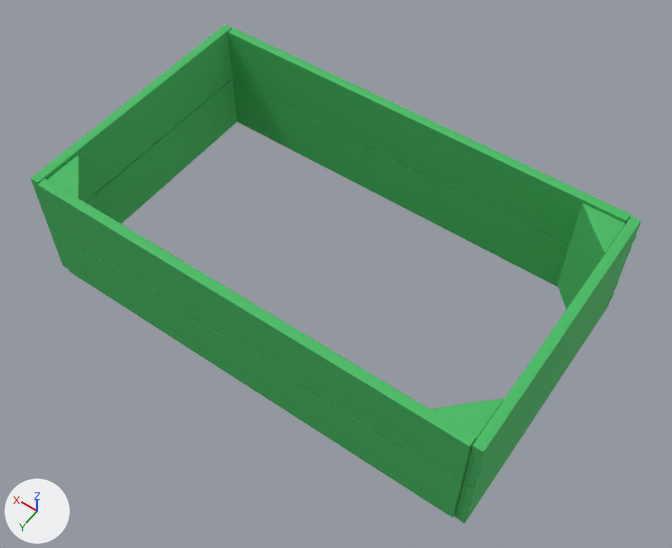
The FBX model Assets/Environment/Props/Crate02/SM_Crate_01.fbx, before and after one commit.
One viewpoint serves both versions: a 50 mm lens placed at (-0.0569, -0.0436, 0.1379), pointed at (-0.0087, -0.111, 0.0319). Lighting does not change. The marker at lower left points along +X, +Y and +Z. Where no turn or scale is listed for an object, it has been applied to the vertices.
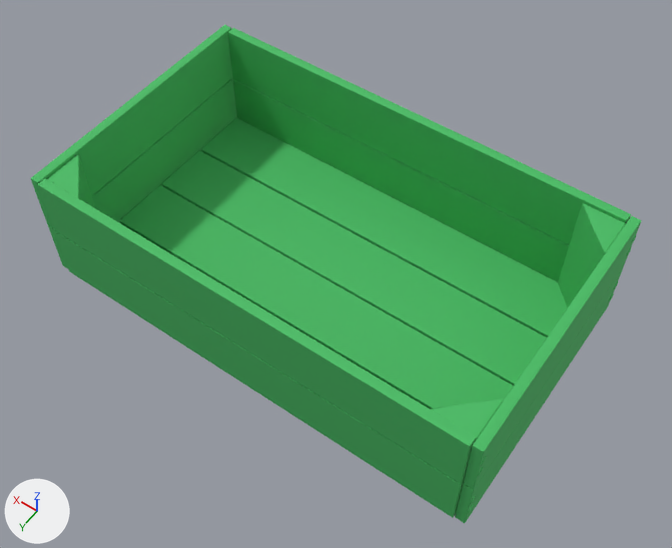
Commit message: Fixed Crate again

Where the newer file only moved an object's origin or applied its transform, the numbers keep the older frame.

Scene script edits in JSON lines:
```json
{"block": "me_mesh", "where": "me_mesh.from_pydata(...)  # 1056 vertices, 1044 faces; spans x -0.0362..0.0362, y -0.0213..0.0213, z -0.0097..0.0097"}
{"block": "me_mesh", "where": "# used by ob_polysurface197; location = (-0.0061, -0.1133, 0.0345)"}
{"block": "me_mesh", "change": "me_mesh part 1: the loose piece of 24 vertices spanning x -0.0345..0.0345, y -0.0213..-0.0198, z -0.0097..-0.0001 is copied, and the copy is turned 90 degrees about the x axis through its middle, then moved by (0.0, 0.0056, -0.0043); it spans x -0.0345..0.0345, y -0.0197..-0.0101, z -0.01..-0.0085"}
{"block": "me_mesh", "change": "me_mesh part 2: the loose piece of 24 vertices spanning x -0.0345..0.0345, y 0.0198..0.0213, z -0.0097..-0.0001 is copied, and the copy is turned 90 degrees about the x axis through its middle, then moved by (0.0, -0.0155, -0.0043); it spans x -0.0345..0.0345, y 0.0002..0.0098, z -0.01..-0.0085"}
{"block": "me_mesh", "change": "me_mesh part 3: the loose piece of 24 vertices spanning x -0.0345..0.0345, y 0.0198..0.0213, z -0.0097..-0.0001 is copied, and the copy is turned 90 degrees about the x axis through its middle, then moved by (0.0, -0.0056, -0.0043); it spans x -0.0345..0.0345, y 0.0101..0.0197, z -0.01..-0.0085"}
{"block": "me_mesh", "change": "me_mesh part 4: the loose piece of 24 vertices spanning x -0.0345..0.0345, y -0.0213..-0.0198, z -0.0097..-0.0001 is copied, and the copy is turned 90 degrees about the x axis through its middle, then moved by (0.0, 0.0156, -0.0043); it spans x -0.0345..0.0345, y -0.0098..-0.0001, z -0.01..-0.0085"}
```

Location of each change, (x1, y1, x2, y2) in pixels of the pictures (672 x 548 px):
```json
{"part": 1, "of": "me_mesh", "change": "added", "after": [201, 118, 567, 337], "on screen": "green"}
{"part": 2, "of": "me_mesh", "change": "added", "after": [120, 185, 513, 409], "on screen": "green"}
{"part": 3, "of": "me_mesh", "change": "added", "after": [120, 223, 426, 407]}
{"part": 4, "of": "me_mesh", "change": "added", "after": [162, 151, 547, 386], "on screen": "green"}
```
